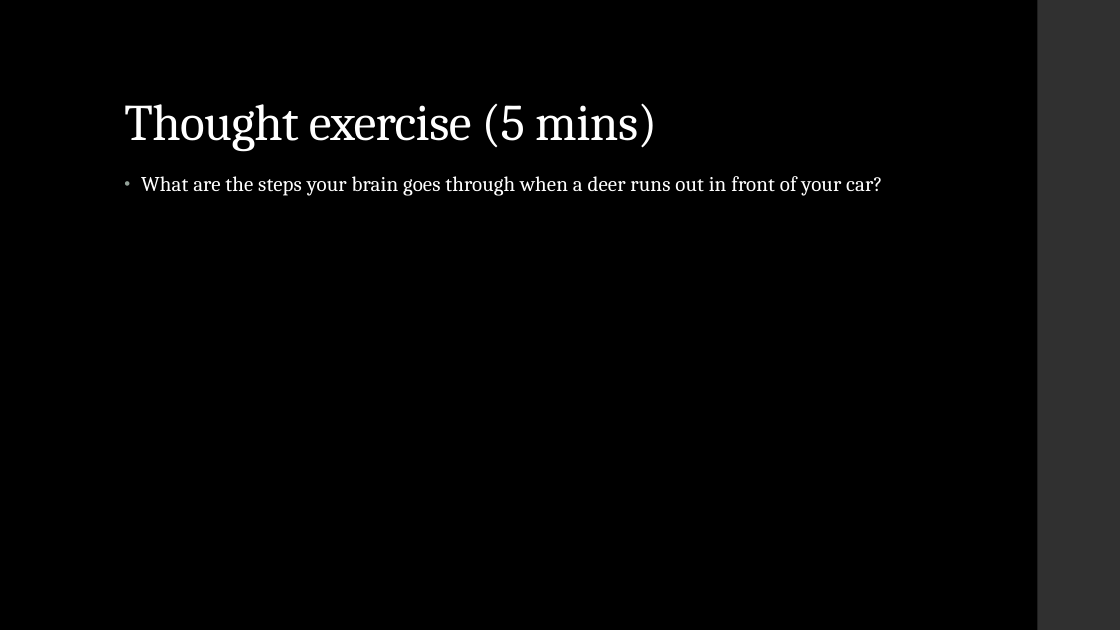
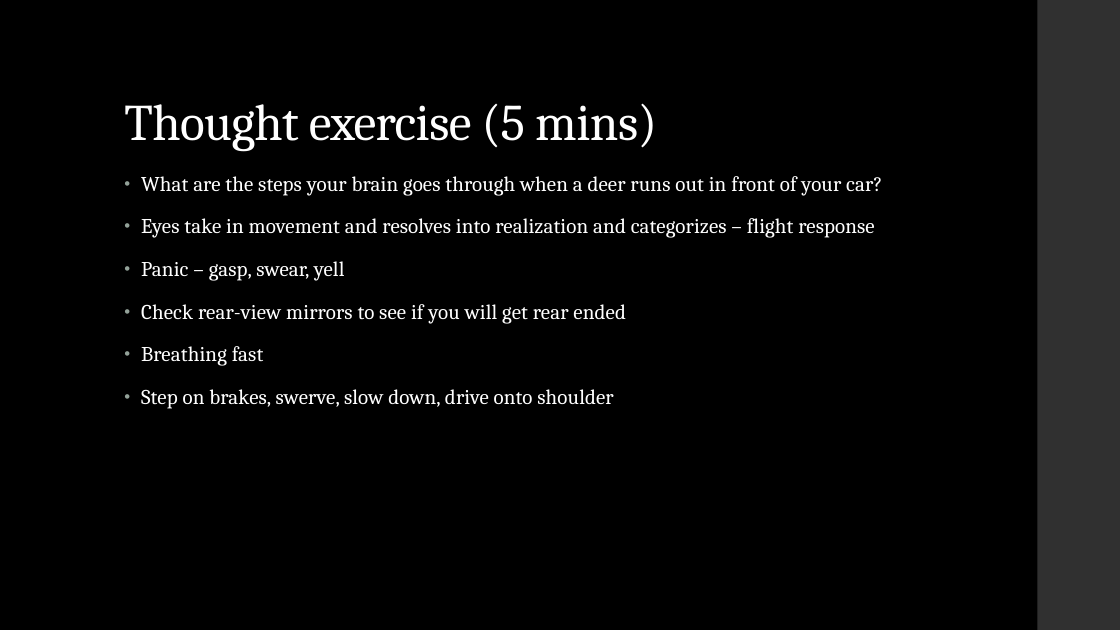
Before and after one commit to LaunchCoderGirlSTL/Data-Science-Assignments, a slide deck: slide 8 of course_material/week_18/week_18_presentation.pptx. Drawn at 1120x630 pixels with LibreOffice and Linux fonts; fonts in the diff are those of the drawing. Boxes give left, top, right and bottom in pixels: in the first picture for what was removed or moved away, otherwise in the second. Text is boxed around its words. In the diff, an @@ line names an element or a change of style, - is before the commit and + after.

```diff
--- a/course_material/week_18/week_18_presentation.pptx
+++ b/course_material/week_18/week_18_presentation.pptx
@@ text at box(141, 218, 874, 409): paragraphs added @@
+• Eyes take in movement and resolves into realization and categorizes – flight response
+• Panic – gasp, swear, yell
+• Check rear-view mirrors to see if you will get rear ended
+• Breathing fast
+• Step on brakes, swerve, slow down, drive onto shoulder
```
Also in this commit, not shown: 1 other slide changed, 2 other files.
